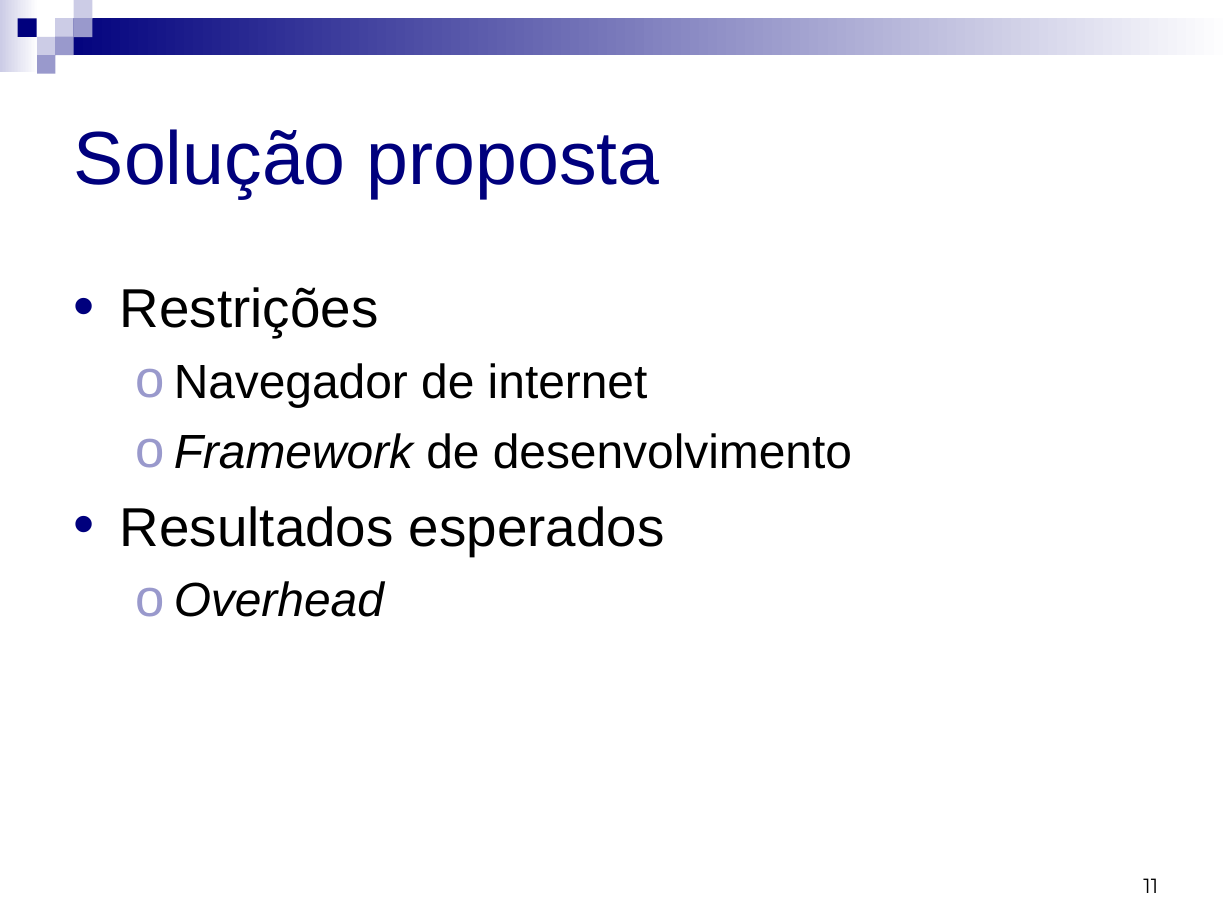
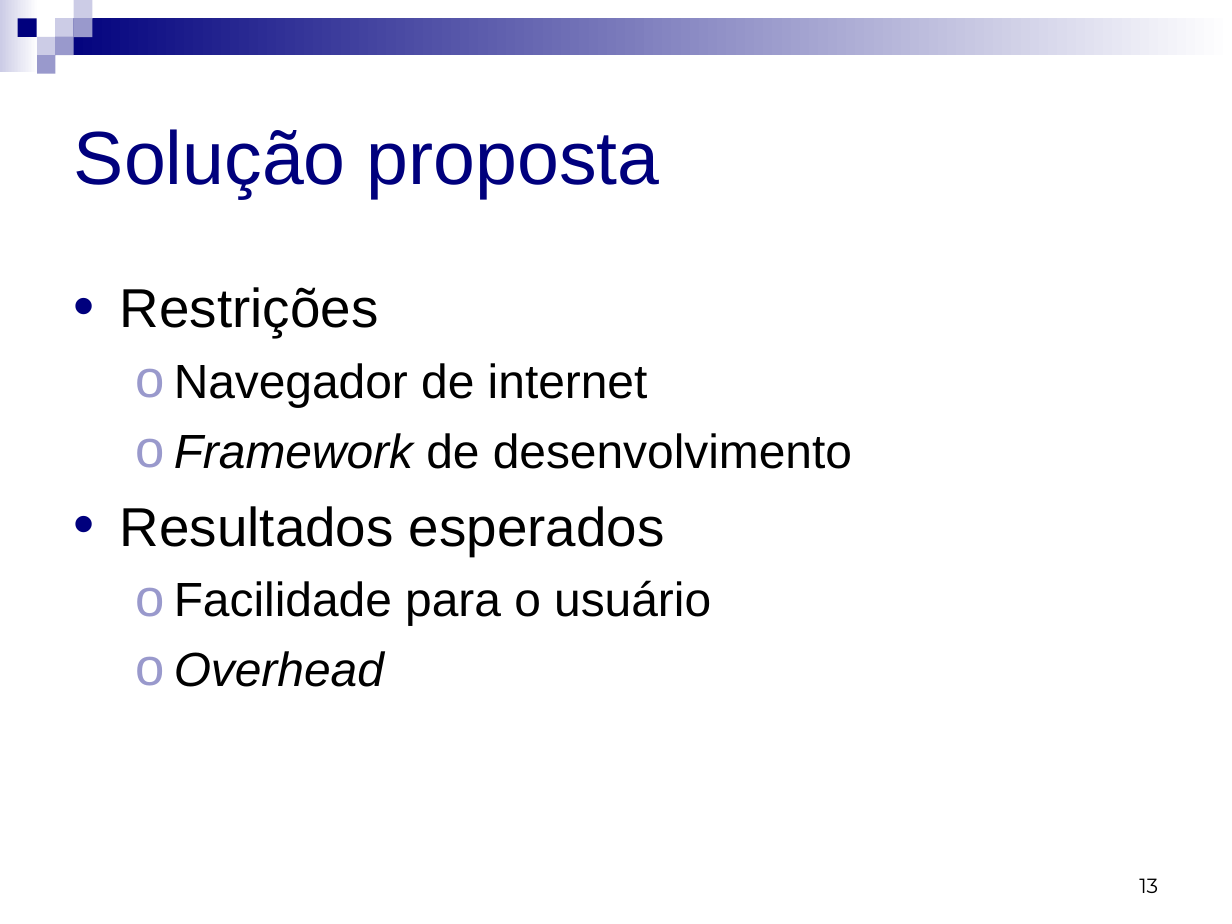
Before and after one commit to micheldavid/tcc-michel, a slide deck: slide 13 of Apresentação/Michel David da Costa - Apresentação.ppt (slide 11 before the commit). Drawn at 1232x924 pixels with LibreOffice and Linux fonts; fonts in the diff are those of the drawing. Boxes give left, top, right and bottom in pixels: in the first picture for what was removed or moved away, otherwise in the second. Text is boxed around its words. In the diff, an @@ line names an element or a change of style, - is before the commit and + after.

```diff
--- a/Apresentação/Michel David da Costa - Apresentação.ppt
+++ b/Apresentação/Michel David da Costa - Apresentação.ppt
@@ text at (174,580,711,626): paragraph added @@
+  ο Facilidade para o usuário
@@ page number at (1139,878,1158,893): text changed @@
-11
+13
```
Also in this commit, not shown: 8 other slides changed, 3 slides added.
